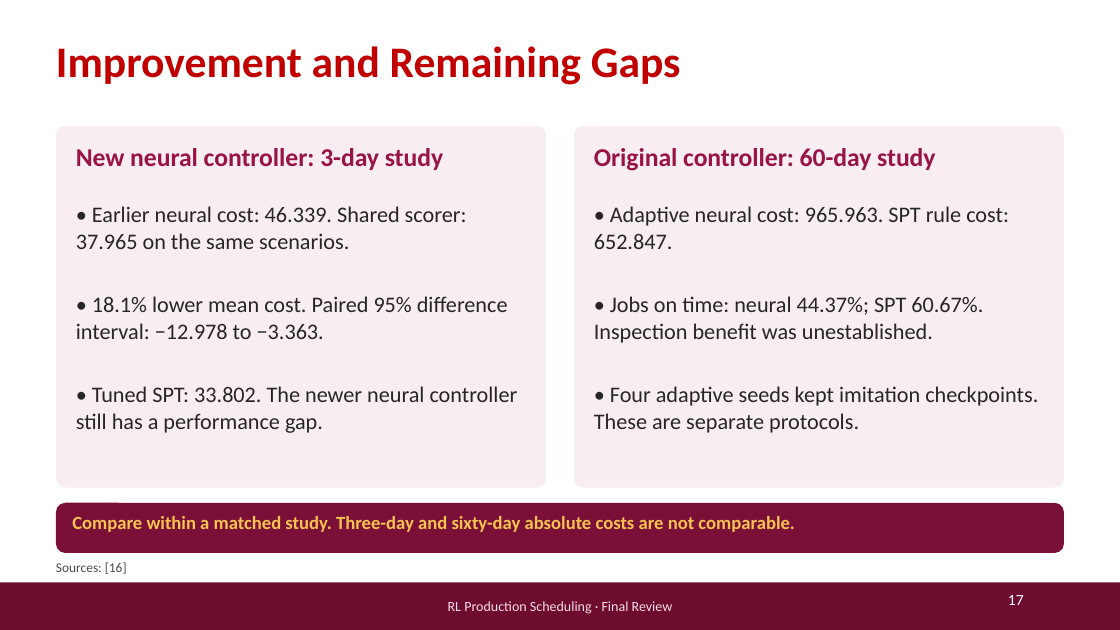
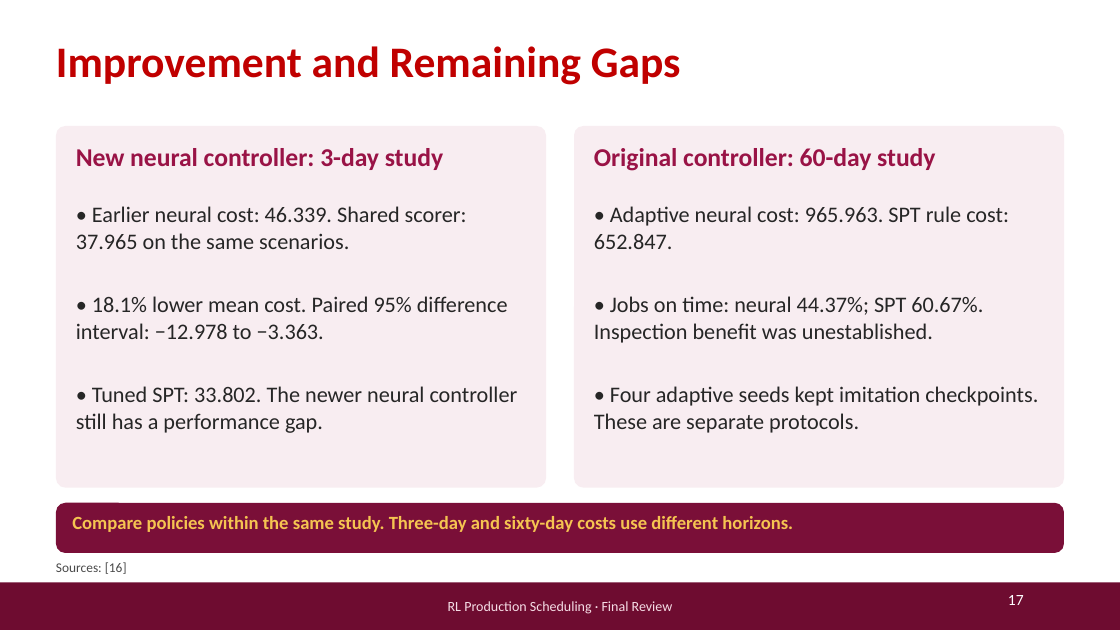
Before and after one commit to abhimanyutk7/rl-production-scheduling, a slide deck: slide 17 of outputs/term_submission/RL_Production_Scheduling_Final_Review.pptx. Drawn at 1120x630 pixels with LibreOffice and Linux fonts; fonts in the diff are those of the drawing; background and template pictures are left out. Boxes give left, top, right and bottom in pixels: in the first picture for what was removed or moved away, otherwise in the second. Text is boxed around its words. In the diff, an @@ line names an element or a change of style, - is before the commit and + after.

```diff
--- a/outputs/term_submission/RL_Production_Scheduling_Final_Review.pptx
+++ b/outputs/term_submission/RL_Production_Scheduling_Final_Review.pptx
@@ text at bbox=[72, 516, 793, 532]: text changed @@
-Compare within a matched study. Three-day and sixty-day absolute costs are not comparable.
+Compare policies within the same study. Three-day and sixty-day costs use different horizons.
```
Also in this commit, not shown: 6 other slides changed, 10 other files.
